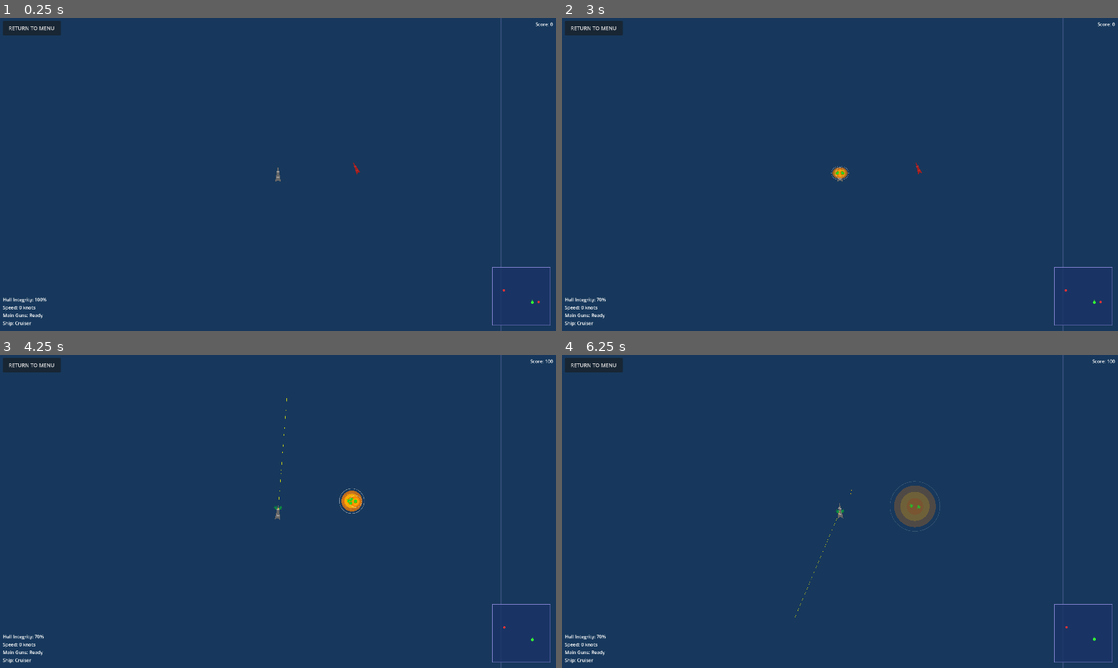
Above: before the commit, frames 1-4 (two rows, left to right).
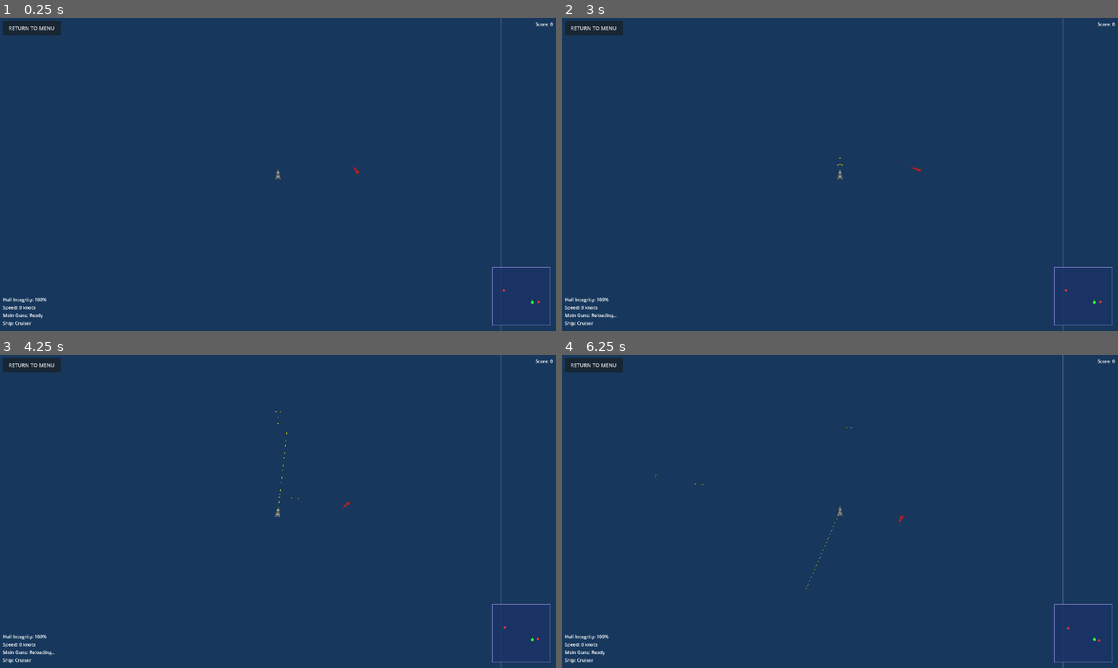
Above: after the commit, the same moments.

Repository: Hellboy20151011/Navalwars
Game: Godot game, scene res://scenes/main.tscn
The game is run twice, just before and just after one commit, with the same random seed, the same clock (stepped at 60 frames per second) and the same inputs. This scene is started directly instead of the project's main scene.
Inputs (mouse positions are in pixels of both pictures, inside the frame that each line leads up to):
- Up to frame 1 (0.25 s): no input
- Up to frame 2 (3 s): tap Enter at 0.5 s; move the mouse to (962, 158) at 0.52 s; hold D (turn_right) 0.53-1.25 s; tap Space (fire_main_guns) at 0.6, 2.75 s; click (962, 158) at 0.67 s; click "RETURN TO MENU" at 1.25 s; click "START PRACTICE BATTLE" at 2 s; move the mouse to (728, 190) at 2.77 s; hold S (move_backward) from 2.78 s (still down); right-click (728, 190) at 2.85 s
- Up to frame 3 (4.25 s): move the mouse to (333, 442) at 3.52 s; release S (move_backward) at 3.53 s; hold D (turn_right) from 3.53 s (still down); tap Enter at 3.6 s
- Up to frame 4 (6.25 s): move the mouse to (812, 574) at 4.27 s; release D (turn_right) at 4.28 s; hold W (move_forward) 4.28-5.03 s; tap Space (fire_main_guns) at 4.35 s; click (812, 574) at 4.42 s; move the mouse to (1006, 558) at 5.02 s; hold Right mouse button (fire_secondary_guns) 5.03-5.78 s; hold A (turn_left) from 5.03 s (still down); move the mouse to (673, 464) at 5.77 s; tap Enter at 5.85 s

The runs differ from the first frame. In frame 1, less than 0.1% of the frame differs, in the area x 49-65%, y 46-53%; in frame 2, 0.2%; in frame 3, 0.3%; in frame 4, 0.9%, in the area x 6-100%, y 1-92%.

Commit message:
Fix spacebar reset, projectile self-damage, and add 45-degree perspective view
Co-authored-by: Hellboy20151011 <189905498+Hellboy20151011@users.noreply.github.com>

Diff:
--- a/scenes/main.tscn
+++ b/scenes/main.tscn
@@ -10,7 +10,7 @@
 script = ExtResource("1_h5yqf")
 
 [node name="Camera2D" type="Camera2D" parent="."]
-zoom = Vector2(0.5, 0.5)
+zoom = Vector2(0.5, 0.35)
 
 [node name="Ocean" parent="." instance=ExtResource("2_ocean")]
 
@@ -92,5 +92,6 @@
 offset_top = 10.0
 offset_right = 210.0
 offset_bottom = 60.0
+focus_mode = 0
 theme_override_font_sizes/font_size = 18
 text = "RETURN TO MENU"
--- a/scripts/enemy_ship.gd
+++ b/scripts/enemy_ship.gd
@@ -171,7 +171,7 @@
 	get_parent().add_child(projectile)
 
 	var spawn_pos = global_position + offset.rotated(rotation)
-	projectile.initialize(spawn_pos, rotation, speed, damage)
+	projectile.initialize(spawn_pos, rotation, speed, damage, 1)  # Only hit player (layer 1)
 
 func _on_main_gun_timer_timeout():
 	can_fire_main_guns = true
--- a/scripts/projectile.gd
+++ b/scripts/projectile.gd
@@ -21,12 +21,13 @@
 	# Cache trail node reference
 	trail_node = $Trail
 
-func initialize(start_position: Vector2, direction: float, projectile_speed: float, projectile_damage: int):
+func initialize(start_position: Vector2, direction: float, projectile_speed: float, projectile_damage: int, hit_mask: int = 3):
 	position = start_position
 	rotation = direction
 	speed = projectile_speed
 	damage = projectile_damage
 	velocity = Vector2(0, -speed).rotated(direction)
+	collision_mask = hit_mask
 
 func _physics_process(delta):
 	# Move projectile
--- a/scripts/ship.gd
+++ b/scripts/ship.gd
@@ -234,4 +234,4 @@
 
 	# Calculate spawn position (turret position)
 	var spawn_pos = global_position + offset.rotated(rotation)
-	projectile.initialize(spawn_pos, fire_angle, speed, damage)
+	projectile.initialize(spawn_pos, fire_angle, speed, damage, 2)  # Only hit enemies (layer 2)
